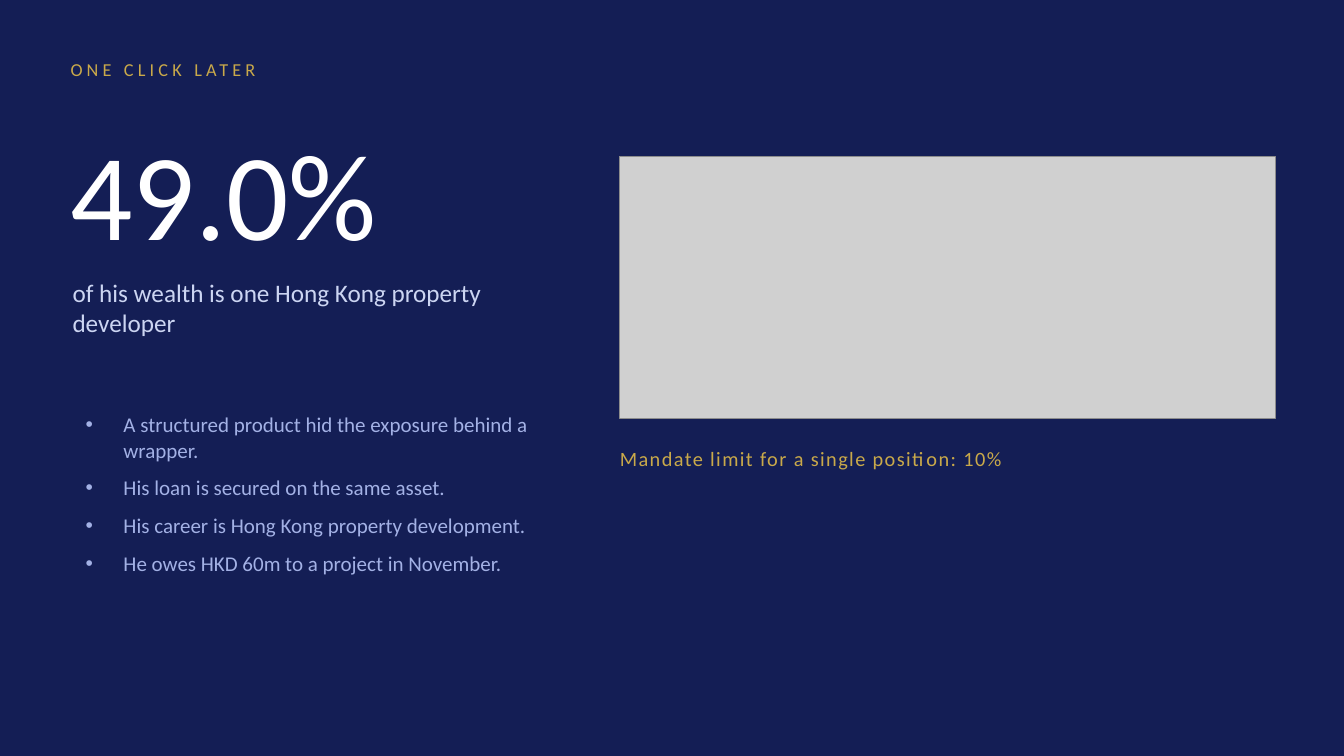
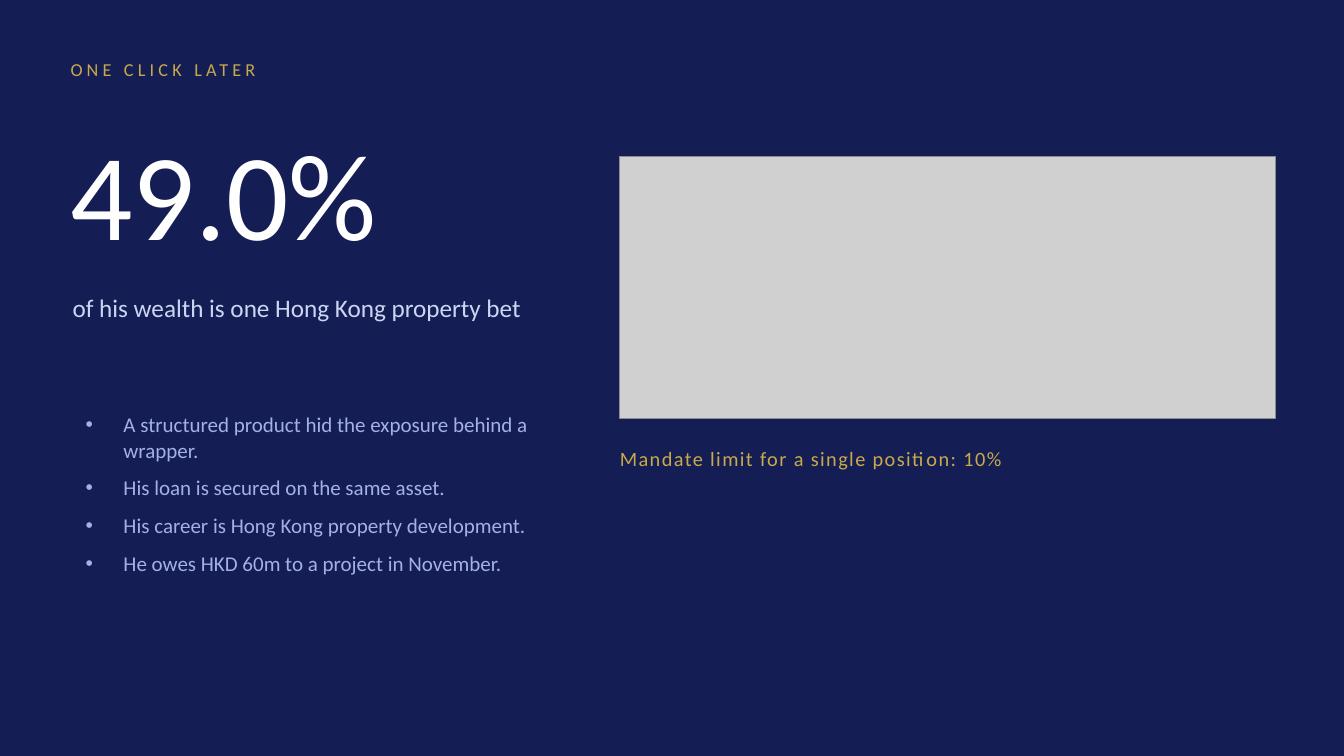
Before and after one commit to jvvinoth/Foresight-RM, a slide deck: slide 3 of docs/Foresight-RM-Pitch.pptx. Drawn at 1344x756 pixels with LibreOffice and Linux fonts; fonts in the diff are those of the drawing; grey boxes stand for pictures. Boxes give left, top, right and bottom in pixels: in the first picture for what was removed or moved away, otherwise in the second. Text is boxed around its words. In the diff, an @@ line names an element or a change of style, - is before the commit and + after.

```diff
--- a/docs/Foresight-RM-Pitch.pptx
+++ b/docs/Foresight-RM-Pitch.pptx
@@ text at <box>73,299,520,322</box>: text changed @@
-of his wealth is one Hong Kong property developer
+of his wealth is one Hong Kong property bet
```
Also in this commit, not shown: 2 other slides changed, 4 other files.
